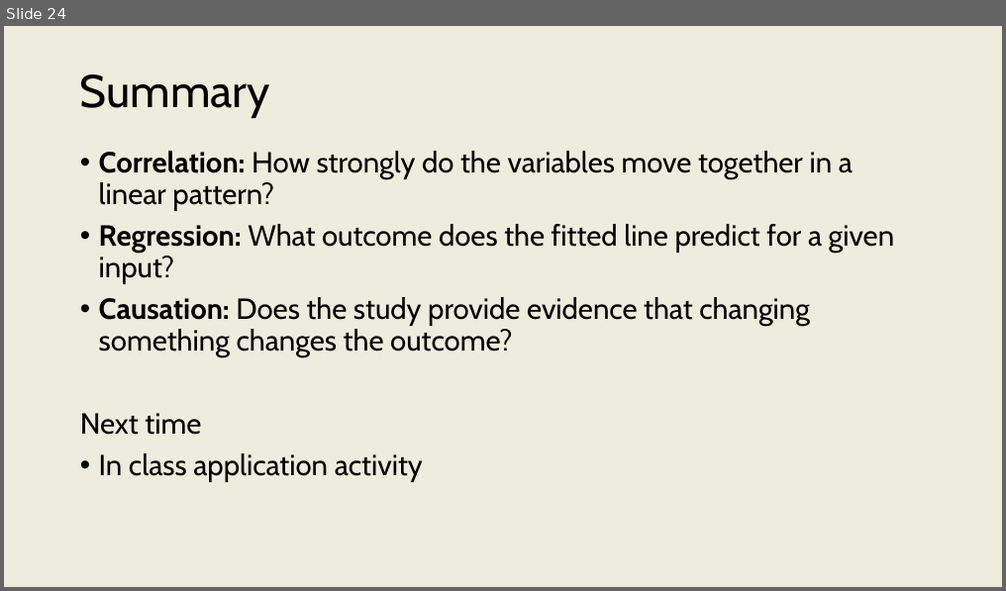
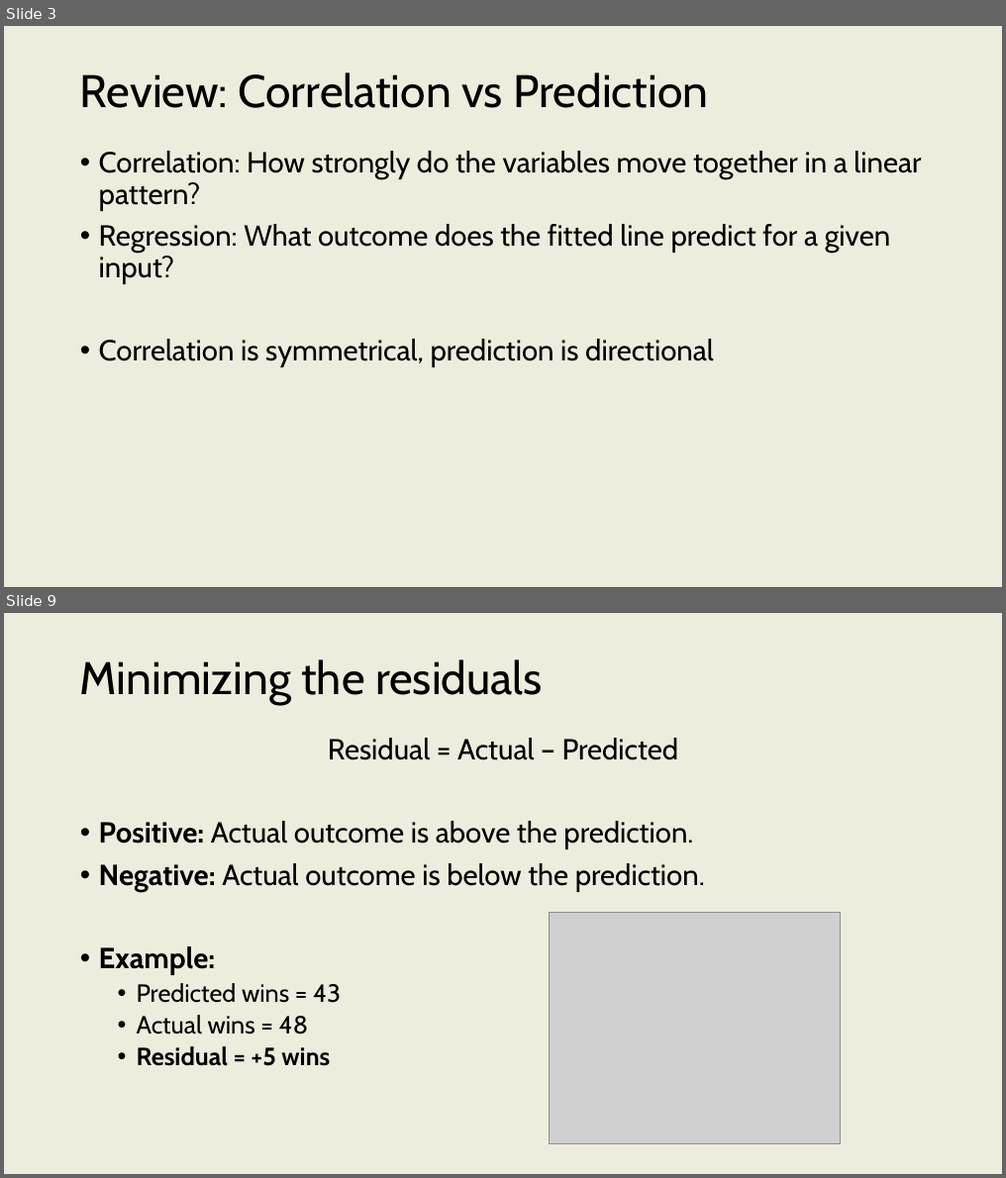
Before and after one commit to onishisaryu/HES-3000-Sports-Data-Analytics, a slide deck: pptx/Lecture11.pptx. Shown one above the other, each under a label of ours: slide 24 before the commit, slides 3 and 9 after it; the slides between them are not shown. The pictures are 1006x591 and 1006x1178 pixels, drawn with LibreOffice and Linux fonts; fonts in the diff are those of the drawing; grey boxes stand for pictures. Boxes give left, top, right and bottom in pixels: in the first picture for what was removed or moved away, otherwise in the second. Text is boxed around its words. In the diff, an @@ line names an element or a change of style, - is before the commit and + after.

```diff
--- a/pptx/Lecture11.pptx
+++ b/pptx/Lecture11.pptx
@@ slide 9 added at bbox=[4, 613, 1002, 1174], background #EEECDD @@
@@ title added at bbox=[80, 660, 543, 705], 44 pt, text #000000 @@
+Minimizing the residuals
@@ text added at bbox=[99, 738, 705, 1066], 28 pt, text #000000 @@
+Residual = Actual – Predicted
+• Positive: Actual outcome is above the prediction.
+• Negative: Actual outcome is below the prediction.
+• Example:
+  • Predicted wins = 43
+  • Actual wins = 48
+  • Residual = +5 wins
@@ picture added at bbox=[549, 912, 840, 1145] @@
@@ what was slide 24 is now slide 3 @@
@@ slide 3 changed as well @@
@@ title at bbox=[80, 73, 708, 108]: text changed @@
-Summary
+Review: Correlation vs Prediction
@@ text at bbox=[99, 151, 921, 284]: bold off in "Correlation:", "Regression:" @@
@@ text at bbox=[99, 339, 714, 368]: text changed @@
-• Causation: Does the study provide evidence that changing something changes the outcome?
-Next time
-• In class application activity
+• Correlation is symmetrical, prediction is directional
```
Also in this commit, not shown: 4 other slides changed, 20 other slides added, 19 slides removed, 7 other files.
